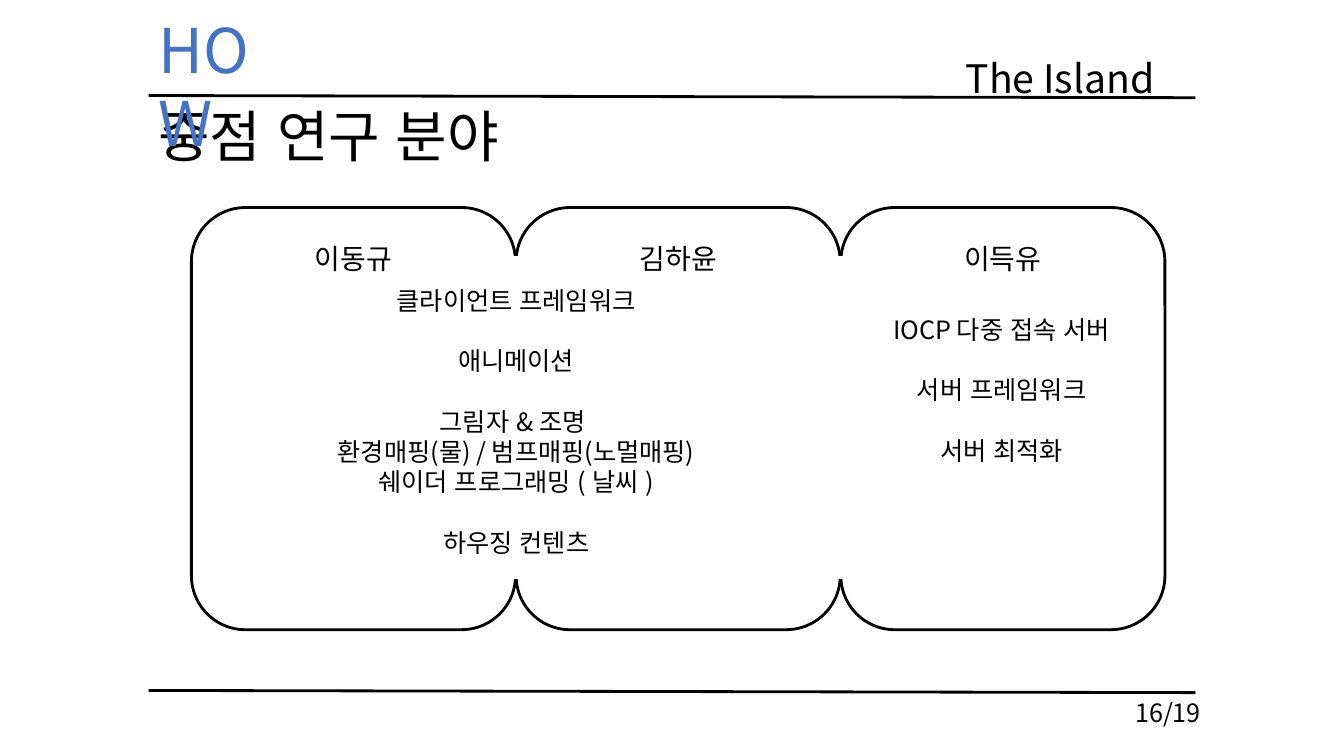
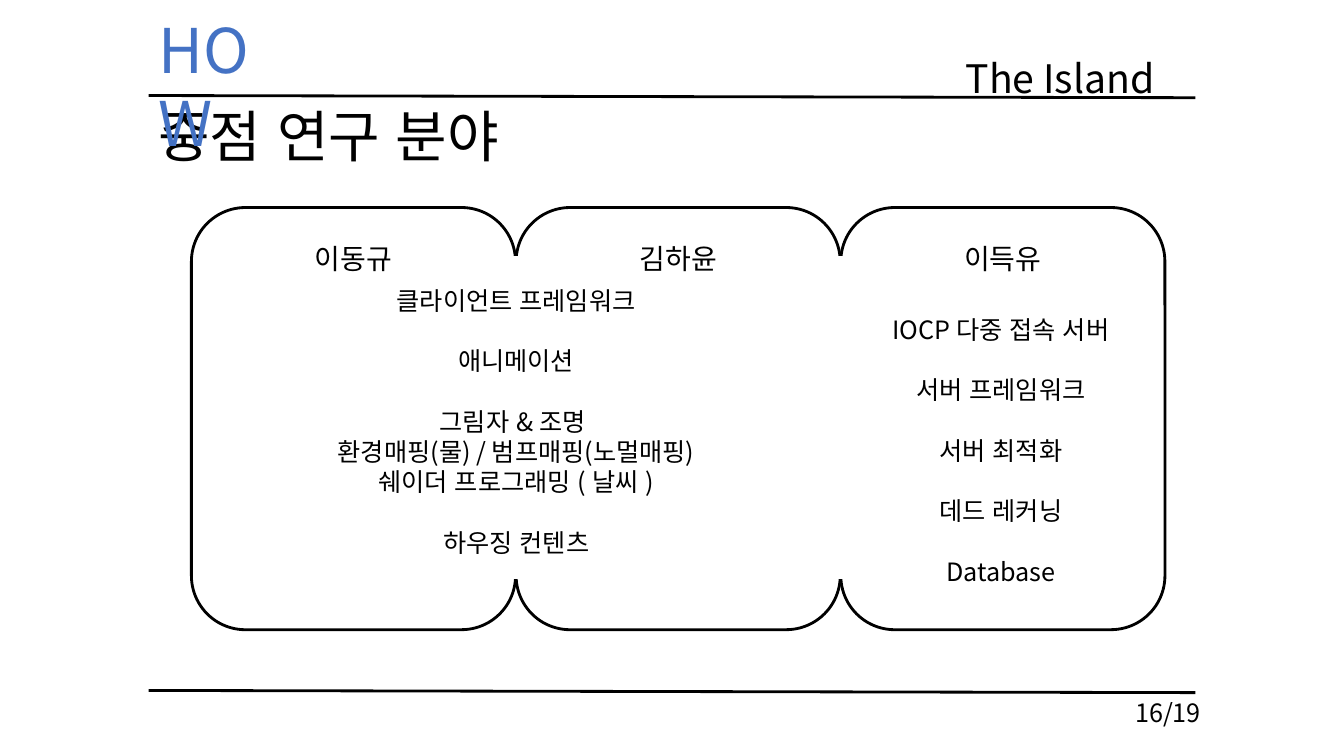
Before and after one commit to KimHaYoon/SickPerson, a slide deck: slide 17 of 문서/TheIsland_김하윤_이동규_이득유.pptx. Drawn at 1344x756 pixels with LibreOffice and Linux fonts; fonts in the diff are those of the drawing. Boxes give left, top, right and bottom in pixels: in the first picture for what was removed or moved away, otherwise in the second. Text is boxed around its words. In the diff, an @@ line names an element or a change of style, - is before the commit and + after.

```diff
--- a/문서/TheIsland_김하윤_이동규_이득유.pptx
+++ b/문서/TheIsland_김하윤_이동규_이득유.pptx
@@ text at box(939, 499, 1063, 582): paragraphs added @@
+데드 레커닝
+Database
```
Also in this commit, not shown: 1 other slide changed.
